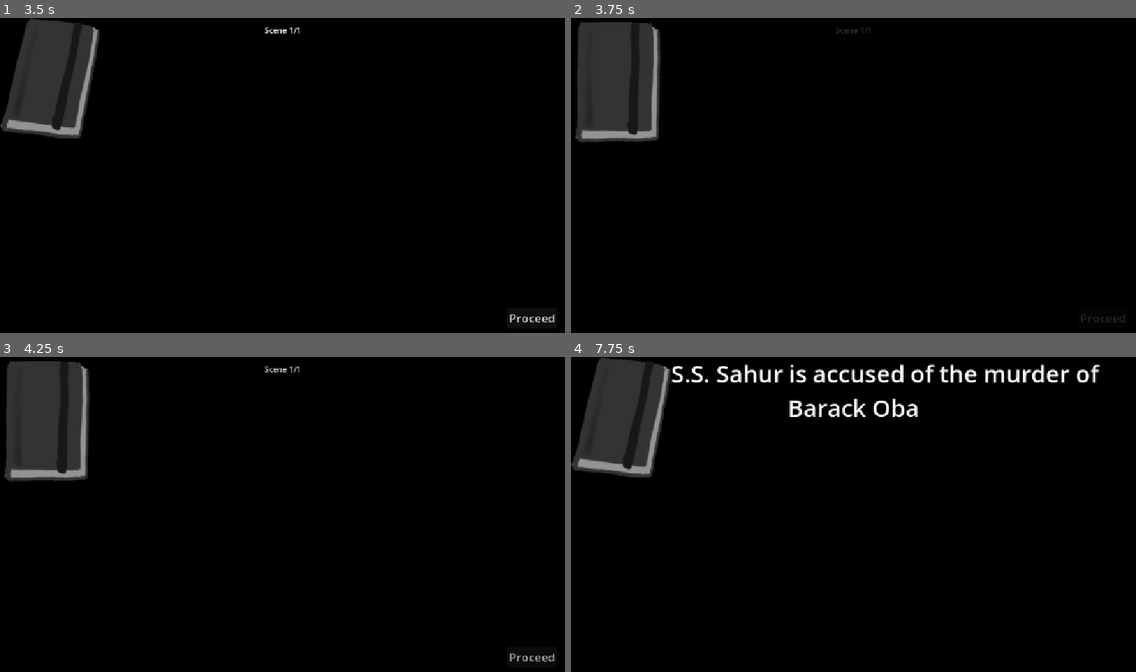
Above: before the commit, frames 1-4 (two rows, left to right).
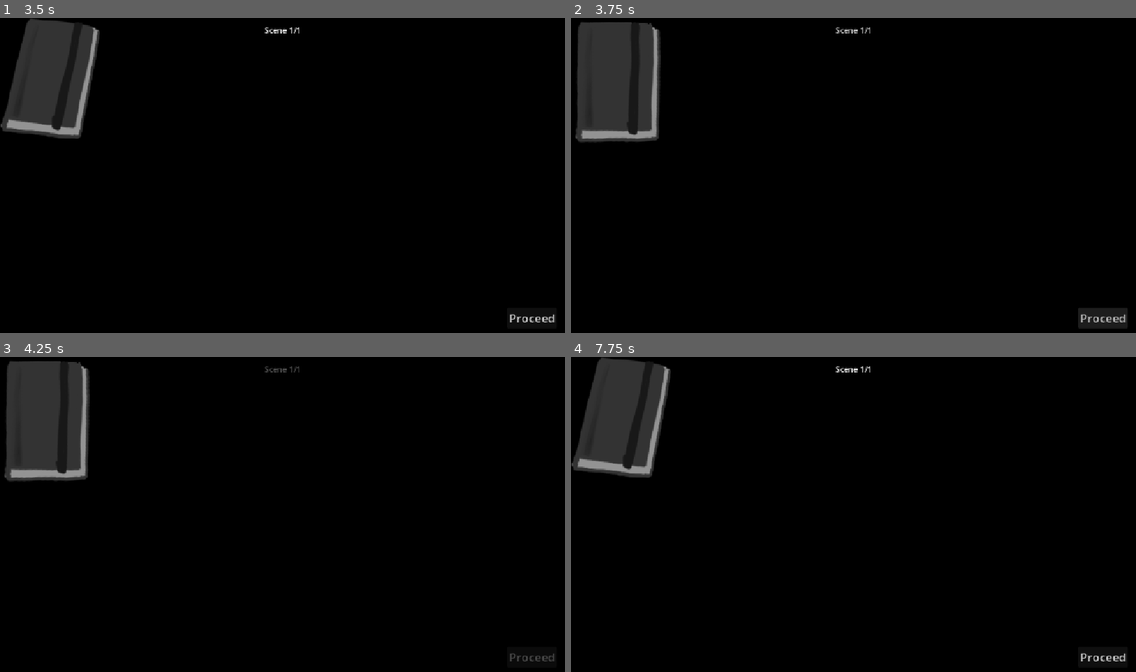
Above: after the commit, the same moments.

Repository: Logabe/crux
Game: Godot game, scene res://scenes/evidence1.tscn
Same seed, same stepped clock (60 frames per second), same inputs: the game is played once before the commit and once after it. This scene is started directly instead of the project's main scene.
Inputs (mouse positions are in pixels of both pictures, inside the frame that each line leads up to):
- Up to frame 1 (3.5 s): click "Proceed" at 0.5 s; click (50, 81) at 1.25 s; click (237, 175) at 2.02 s; type "Alex" at 2.1 s; click (50, 81) at 2.75 s
- Up to frame 2 (3.75 s): click "Proceed" at 3.5 s
- Up to frame 3 (4.25 s): no input
- Up to frame 4 (7.75 s): click (621, 420) at 4.25 s; click "Proceed" at 5 s; click (621, 420) at 5.75 s; click (621, 420) at 6.5 s; click (621, 420) at 7.25 s

Frame 1 is identical in both runs. In frame 2, 0.6% of the frame differs, in the area x 46-99%, y 2-99%; in frame 3, 0.1%; in frame 4, 2.5%, in the area x 17-99%, y 2-97%.

Commit message:
Add scene outro whoops i forgot this one

Diff:
--- a/scenes/base.tscn
+++ b/scenes/base.tscn
@@ -16,6 +16,18 @@
 "transitions": PackedFloat32Array(1),
 "update": 1,
 "values": [0.0]
+}
+tracks/1/type = "value"
+tracks/1/imported = false
+tracks/1/enabled = true
+tracks/1/path = NodePath("ColorRect:visible")
+tracks/1/interp = 1
+tracks/1/loop_wrap = true
+tracks/1/keys = {
+"times": PackedFloat32Array(0),
+"transitions": PackedFloat32Array(1),
+"update": 1,
+"values": [true]
 }
 
 [sub_resource type="Animation" id="Animation_baglu"]
@@ -46,10 +58,38 @@
 "values": [true, false]
 }
 
+[sub_resource type="Animation" id="Animation_h5ip5"]
+resource_name = "outro"
+tracks/0/type = "value"
+tracks/0/imported = false
+tracks/0/enabled = true
+tracks/0/path = NodePath("ColorRect:color:a")
+tracks/0/interp = 1
+tracks/0/loop_wrap = true
+tracks/0/keys = {
+"times": PackedFloat32Array(0, 1),
+"transitions": PackedFloat32Array(1, 1),
+"update": 0,
+"values": [0.0, 1.0]
+}
+tracks/1/type = "value"
+tracks/1/imported = false
+tracks/1/enabled = true
+tracks/1/path = NodePath("ColorRect:visible")
+tracks/1/interp = 1
+tracks/1/loop_wrap = true
+tracks/1/keys = {
+"times": PackedFloat32Array(0),
+"transitions": PackedFloat32Array(1),
+"update": 1,
+"values": [true]
+}
+
 [sub_resource type="AnimationLibrary" id="AnimationLibrary_t45w4"]
 _data = {
 &"RESET": SubResource("Animation_t45w4"),
-&"intro": SubResource("Animation_baglu")
+&"intro": SubResource("Animation_baglu"),
+&"outro": SubResource("Animation_h5ip5")
 }
 
 [node name="Evidence" type="Control" unique_id=1873289180]
--- a/scenes/evidence_scene.gd
+++ b/scenes/evidence_scene.gd
@@ -3,5 +3,8 @@
 func _ready() -> void:
 	$Label.text = "Scene " + str(Globals.scene_display_number()) + "/" + str(len(Globals.evidence_scenes))
 	$AnimationPlayer.play("intro")
+
 func next():
+	$AnimationPlayer.play("outro")
+	await $AnimationPlayer.animation_finished
 	Globals.go_to_next()
